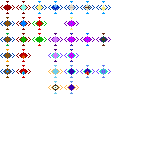
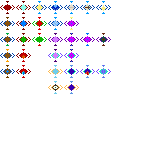
Two versions of the same layered image (160×160). Layer-by-layer changes:
added group "WaterBreath" with 3 layers in group "Alteration" over [48, 17, 63, 30]
added layer "Layer 3" (27th of 31, in "Alteration" › "WaterBreath") in group "WaterBreath" over [54, 17, 57, 30]
added layer "Layer 2" (27th of 31, in "Alteration" › "WaterBreath") in group "WaterBreath" over [52, 20, 59, 27]
added layer "Layer 1" (27th of 31, in "Alteration" › "WaterBreath") in group "WaterBreath" over [48, 21, 63, 26]
